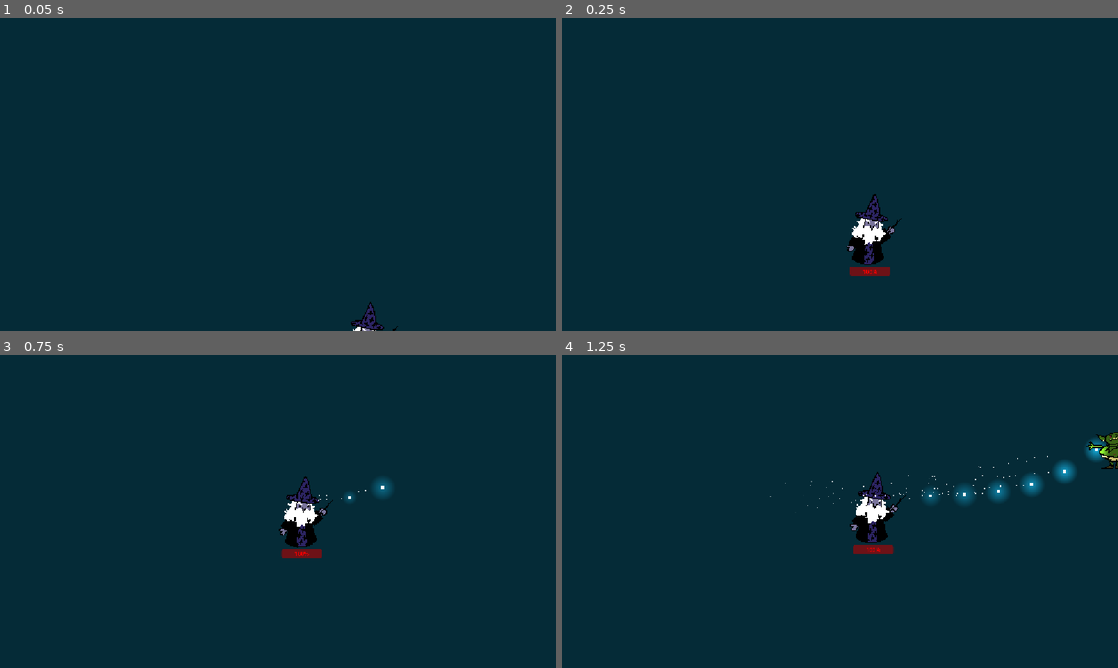
Above: before the commit, frames 1-4 (two rows, left to right).
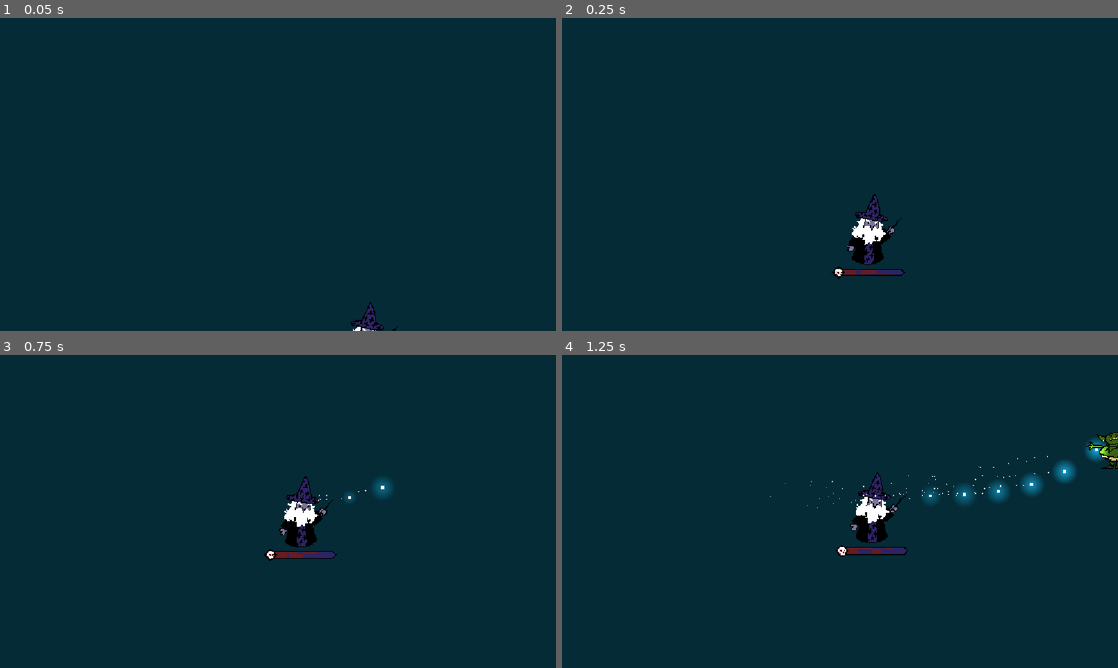
Above: after the commit, the same moments.

Repository: ninacalmon/dadvar-the-mage
Game: Godot game, scene res://game.tscn
Same seed, same stepped clock (60 frames per second), same inputs: the game is played once before the commit and once after it.
Inputs (mouse positions are in pixels of both pictures, inside the frame that each line leads up to):
- Up to frame 1 (0.05 s): no input
- Up to frame 2 (0.25 s): no input
- Up to frame 3 (0.75 s): move the mouse to (400, 495) at 0.52 s; press the mouse at (400, 495) at 0.53 s; hold D (Right) from 0.53 s (still down)
- Up to frame 4 (1.25 s): keep holding D (Right)

Frame 1 is identical in both runs. In frame 2, 0.3% of the frame differs, in the area x 48-62%, y 79-84%; in frame 3, 0.3%; in frame 4, 0.3%, in the area x 49-63%, y 60-65%.

Commit message:
Add health bar texture

Diff:
--- a/Scenes/Enemies/Ghost/ghost.tscn
+++ b/Scenes/Enemies/Ghost/ghost.tscn
@@ -22,6 +22,7 @@
 
 [node name="Ghost" type="CharacterBody2D" node_paths=PackedStringArray("behaviour_module")]
 collision_layer = 2
+collision_mask = 0
 script = ExtResource("1_o80aq")
 behaviour_module = NodePath("Behaviour/MobBehaviour")
 
--- a/Scenes/Player/player.tscn
+++ b/Scenes/Player/player.tscn
@@ -49,20 +49,11 @@
 metadata/_custom_type_script = "uid://ckp8nqvjgsevu"
 
 [node name="HealthBar" parent="." node_paths=PackedStringArray("character") instance=ExtResource("5_htcer")]
-anchors_preset = 7
-anchor_left = 0.5
-anchor_top = 1.0
-anchor_right = 0.5
-offset_left = -60.0
-offset_top = -27.0
-offset_right = 60.0
-offset_bottom = 0.0
-grow_vertical = 0
-scale = Vector2(0.7, 0.7)
-pivot_offset = Vector2(50, 320)
-value = 0.0
+offset_left = -46.0
+offset_top = 73.0
+offset_right = 38.0
+offset_bottom = 89.0
 character = NodePath("..")
-metadata/_edit_use_anchors_ = true
 
 [connection signal="body_entered" from="." to="." method="_on_body_entered"]
 [connection signal="health_depleted" from="HealthModule" to="." method="_on_player_health_health_depleted"]
--- a/UI/health_bar.gd
+++ b/UI/health_bar.gd
@@ -1,4 +1,4 @@
-extends ProgressBar
+extends TextureProgressBar
 #
 @export var character: Area2D
 
--- a/UI/health_bar.tscn
+++ b/UI/health_bar.tscn
@@ -1,9 +1,11 @@
-[gd_scene load_steps=2 format=3 uid="uid://cxyeuoba4nxrv"]
+[gd_scene load_steps=5 format=3 uid="uid://cxyeuoba4nxrv"]
 
 [ext_resource type="Script" uid="uid://3d62f857c6wr" path="res://UI/health_bar.gd" id="1_6f3ms"]
+[ext_resource type="Texture2D" uid="uid://clc3oknuw6pky" path="res://Sprites/healthbarUnder.png" id="2_qh381"]
+[ext_resource type="Texture2D" uid="uid://dxce4pck1txxr" path="res://Sprites/healthbarOver.png" id="3_xoxfh"]
+[ext_resource type="Texture2D" uid="uid://cm75j6idbtg3" path="res://Sprites/healthbarProgress.png" id="4_m6ls7"]
 
-[node name="HealthBar" type="ProgressBar"]
-modulate = Color(1, 0, 0, 1)
+[node name="HealthBar" type="TextureProgressBar"]
 anchors_preset = 15
 anchor_right = 1.0
 anchor_bottom = 1.0
@@ -12,4 +14,8 @@
 grow_horizontal = 2
 grow_vertical = 2
 value = 100.0
+texture_under = ExtResource("2_qh381")
+texture_over = ExtResource("3_xoxfh")
+texture_progress = ExtResource("4_m6ls7")
+texture_progress_offset = Vector2(0.5, 0)
 script = ExtResource("1_6f3ms")
Binary file added: Sprites/healthbar.png
Not shown, added: Sprites/healthbar.png.import
Binary file added: Sprites/healthbarOver.png
Not shown, added: Sprites/healthbarOver.png.import
Binary file added: Sprites/healthbarProgress.png
Not shown, added: Sprites/healthbarProgress.png.import
Binary file added: Sprites/healthbarUnder.png
Not shown, added: Sprites/healthbarUnder.png.import
